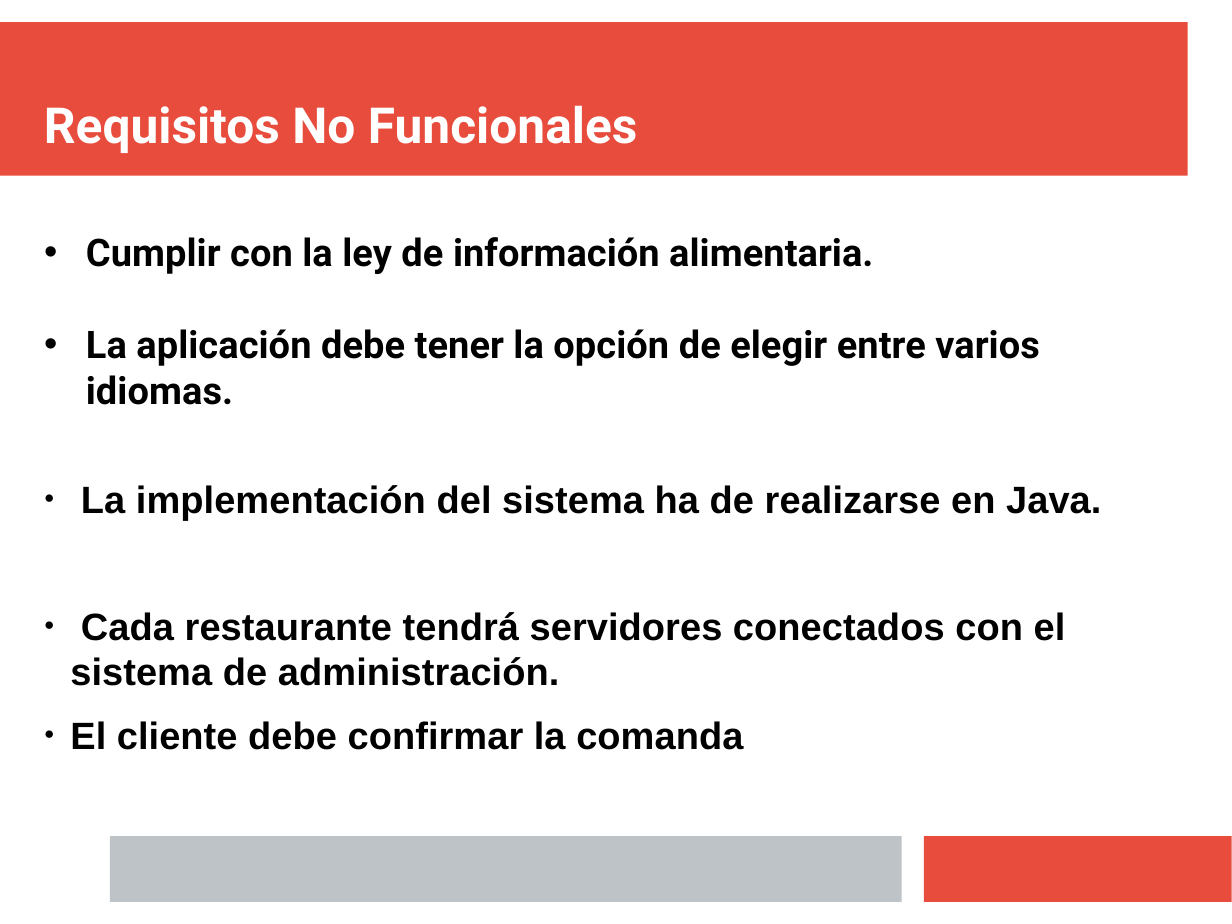
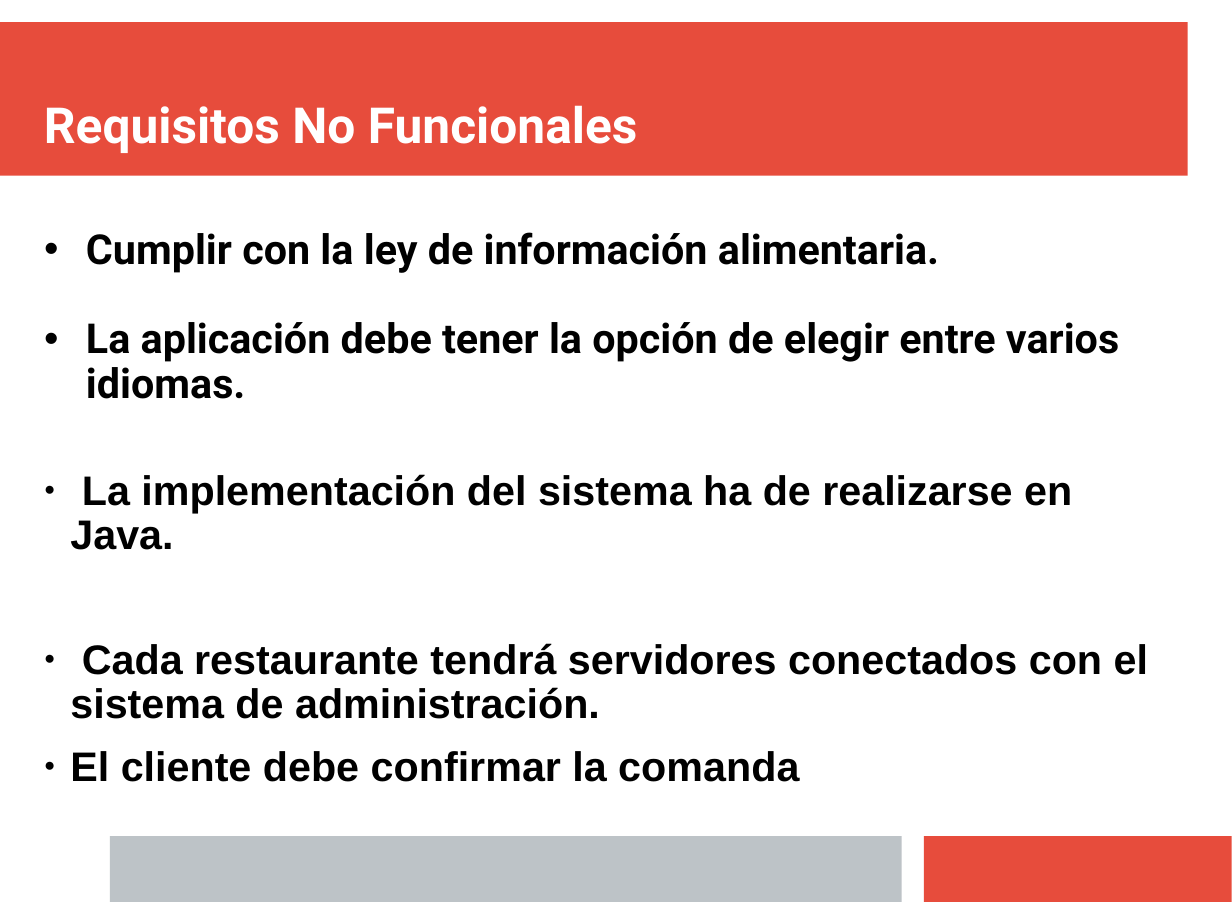
Before and after one commit to Juanba1998/APP-Restaurante, a slide deck: slide 11 of Material/Presentación/Presentacion Final.pptx. Drawn at 1232x924 pixels with LibreOffice and Linux fonts; fonts in the diff are those of the drawing. Boxes give left, top, right and bottom in pixels: in the first picture for what was removed or moved away, otherwise in the second. Text is boxed around its words. In the diff, an @@ line names an element or a change of style, - is before the commit and + after.

```diff
--- a/Material/Presentación/Presentacion Final.pptx
+++ b/Material/Presentación/Presentacion Final.pptx
@@ text "Cumplir con la ley de ..." at [70,232,1148,782]: size 24.6 to 26.6 pt; line spacing 1 to 0.9 @@
```
Also in this commit, not shown: 8 other slides changed.
